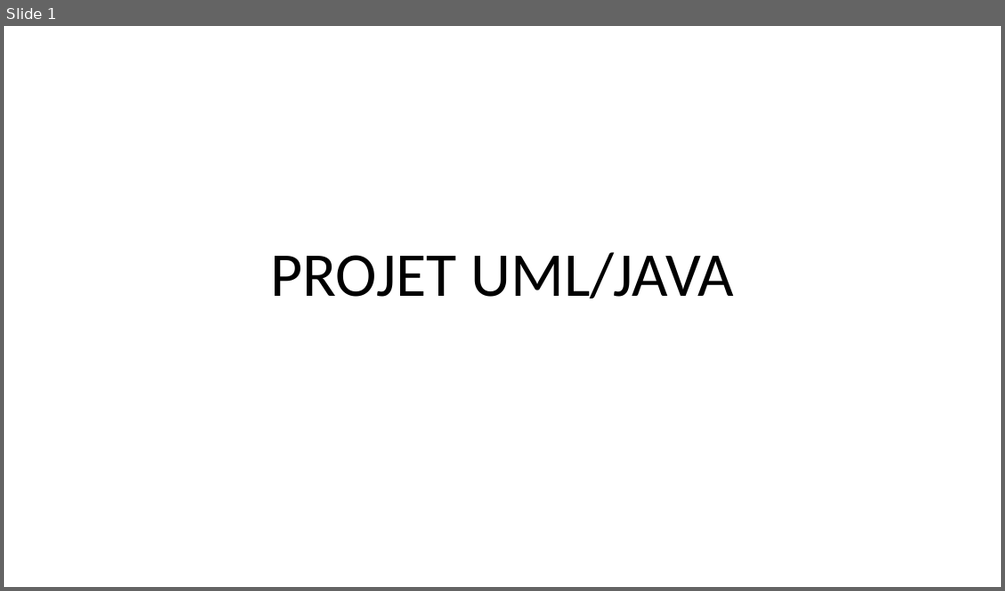
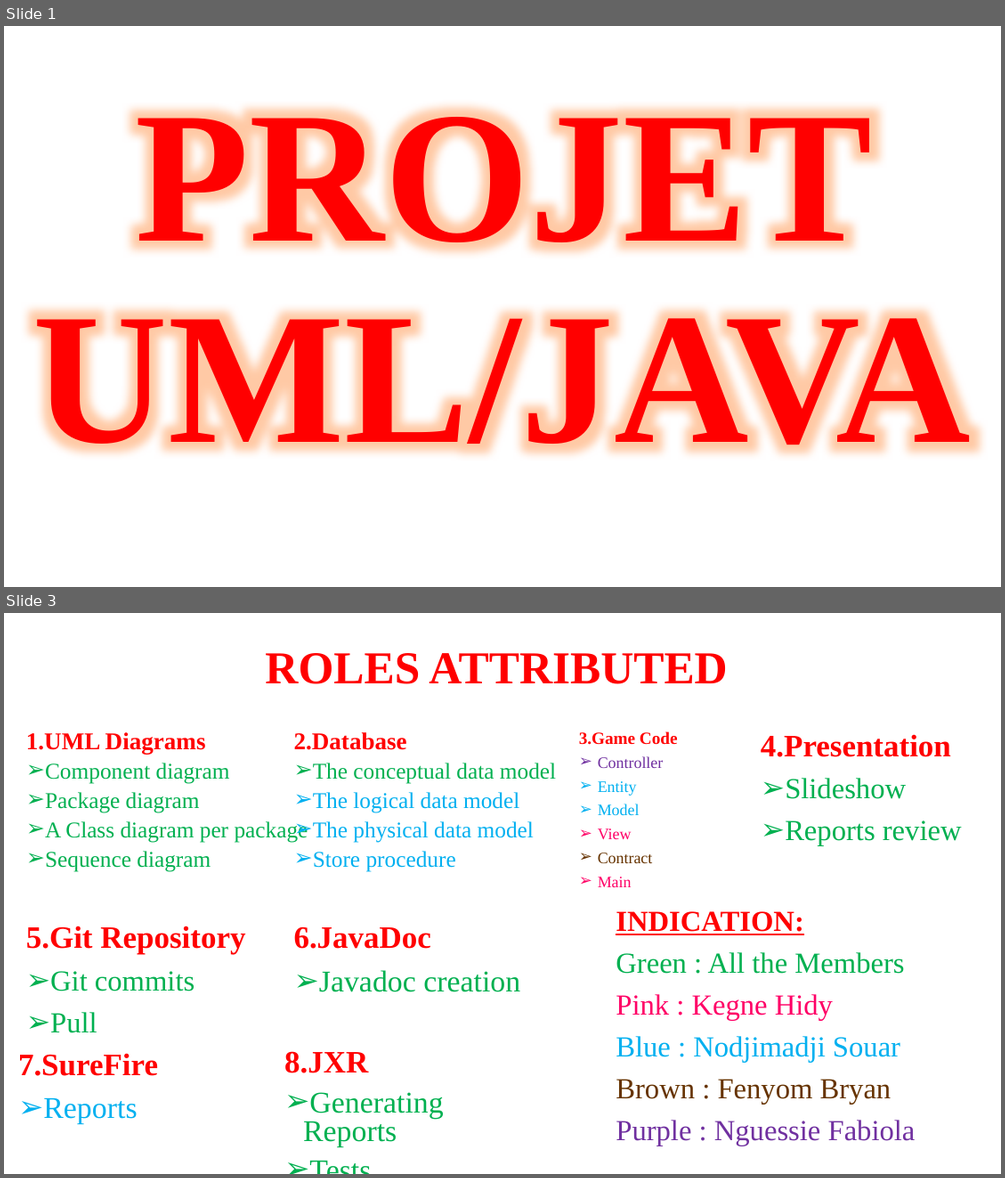
Before and after one commit to NGUESSIE-FABIOLA/BoulderDash, a slide deck: masterpom/PROJET UML.pptx. Shown one above the other, each under a label of ours: slide 1 before the commit, slides 1 and 3 after it; the slides between them are not shown. The pictures are 1005x591 and 1005x1178 pixels, drawn with LibreOffice and Linux fonts; fonts in the diff are those of the drawing. Boxes give left, top, right and bottom in pixels: in the first picture for what was removed or moved away, otherwise in the second. Text is boxed around its words. In the diff, an @@ line names an element or a change of style, - is before the commit and + after.

```diff
--- a/masterpom/PROJET UML.pptx
+++ b/masterpom/PROJET UML.pptx
@@ slide 3 added at <box>4,613,1001,1174</box>, background #FFFFFF @@
@@ title added at <box>265,653,727,684</box>, 44 pt, text #FF0000, bold @@
+ROLES ATTRIBUTED
@@ text added at <box>26,732,308,872</box>, 21.7 pt, text #00B050 @@
+1.UML Diagrams
+➢ Component diagram
+➢ Package diagram
+➢ A Class diagram per package
+➢ Sequence diagram
@@ text added at <box>294,732,556,872</box>, 21.7 pt, text #00B0F0 @@
+2.Database
+➢ The conceptual data model
+➢ The logical data model
+➢ The physical data model
+➢ Store procedure
@@ text added at <box>579,731,678,887</box>, 15.4 pt, text #00B0F0 @@
+3.Game Code
+➢ Controller
+➢ Entity
+➢ Model
+➢ View
+➢ Contract
+➢ Main
@@ text added at <box>760,734,962,846</box>, 28 pt, text #00B050 @@
+4.Presentation
+➢ Slideshow
+➢ Reports review
@@ text added at <box>26,925,245,1033</box>, 30 pt, text #FF0000, bold @@
+5.Git Repository
+➢ Git commits
+➢ Pull
@@ text added at <box>294,927,520,992</box>, 29 pt, text #00B050 @@
+6.JavaDoc
+➢ Javadoc creation
@@ text added at <box>615,911,915,1145</box>, 28 pt, text #7030A0 @@
+INDICATION:
+Green : All the Members
+Pink : Kegne Hidy
+Blue : Nodjimadji Souar
+Brown : Fenyom Bryan
+Purple : Nguessie Fabiola
@@ text added at <box>18,1053,158,1123</box>, 30 pt, text #FF0000, bold @@
+7.SureFire
+➢ Reports
@@ text added at <box>284,1051,443,1147</box>, 29 pt, text #00B050 @@
+8.JXR
+➢ Generating Reports
+➢ Tests
@@ slide 1 changed as well @@
@@ title "PROJET UML/JAVA": place and size @@
-title "PROJET UML/JAVA" at <box>271,252,734,298</box>
+title "PROJET UML/JAVA" at <box>33,95,971,476</box>
@@ title "PROJET UML/JAVA" at <box>33,95,971,476</box>: size 60 to 180 pt, font Calibri to Times New Roman, text colour #000000 to #FF0000, bold on @@
```
Also in this commit, not shown: 8 other slides added, 4 slides removed.
